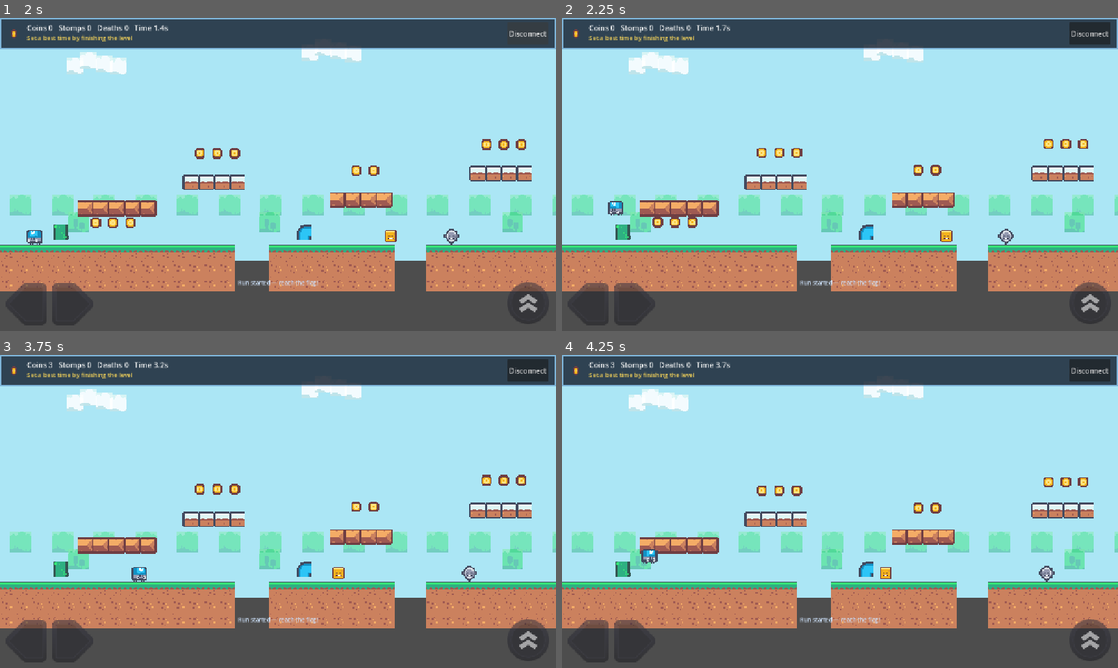
Above: before the commit, frames 1-4 (two rows, left to right).
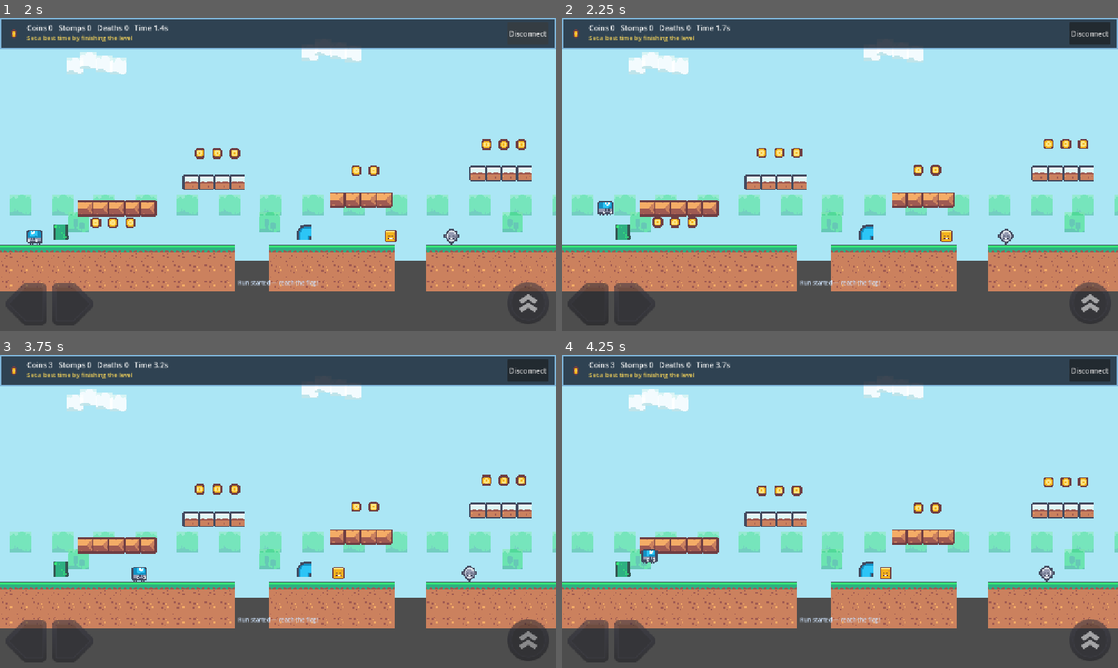
Above: after the commit, the same moments.

Repository: ifeelsam/godot-examples
Game: Godot game, scene res://main.tscn
Same seed, same stepped clock (60 frames per second), same inputs: the game is played once before the commit and once after it.
Inputs (mouse positions are in pixels of both pictures, inside the frame that each line leads up to):
- Up to frame 1 (2 s): click "Play without wallet" at 0.5 s; click "Disconnect" at 1.25 s
- Up to frame 2 (2.25 s): move the mouse to (589, 302) at 2.02 s; hold D (move_right) from 2.03 s (still down); hold Space (jump) from 2.03 s (still down); click (589, 302) at 2.17 s
- Up to frame 3 (3.75 s): move the mouse to (72, 639) at 2.77 s; release Space (jump) at 2.78 s; tap Space (jump) at 2.85, 3.02, 3.32 s; click (72, 639) at 2.92 s; move the mouse to (528, 639) at 3.52 s; release D (move_right) at 3.53 s; hold A (move_left) from 3.53 s (still down); hold Space (jump) from 3.53 s (still down); click (528, 639) at 3.67 s
- Up to frame 4 (4.25 s): keep holding A (move_left); keep holding Space (jump)

Frame 1 is identical in both runs. In frame 2, 0.2% of the frame differs, in the area x 6-11%, y 58-64%; in frame 3, less than 0.1%; in frame 4, nothing differs.

Commit message:
refactor: replace Control with TouchTextureButton for jump and direction pad buttons

Diff:
--- a/seeker-dash/seeker_dash.gd
+++ b/seeker-dash/seeker_dash.gd
@@ -6,7 +6,6 @@
 const WORLD_SCRIPT := preload("res://game/platform_world.gd")
 const WALLET_GATE_SCRIPT := preload("res://ui/wallet_gate.gd")
 const DIRECTION_PAD_SCRIPT := preload("res://ui/direction_pad.gd")
-const TOUCH_BUTTON_SCRIPT := preload("res://ui/touch_texture_button.gd")
 const JUMP_BUTTON_TEXTURE := preload("res://ui/mobile-controls/Vector/Style A/button_circle.svg")
 const JUMP_ICON_TEXTURE := preload("res://ui/mobile-controls/Vector/Icons/icon_jump.svg")
 const PIXEL := preload("res://game/pixel_assets.gd")
@@ -36,7 +35,7 @@
 var world: Node2D
 var touch_controls: Control
 var direction_pad: Control
-var jump_button: Control
+var jump_button: TouchTextureButton
 var toast_label: Label
 
 var playing := false
@@ -113,6 +112,7 @@
 	viewport_container = SubViewportContainer.new()
 	viewport_container.set_anchors_preset(Control.PRESET_FULL_RECT)
 	viewport_container.stretch = true
+	viewport_container.mouse_filter = Control.MOUSE_FILTER_IGNORE
 	viewport_container.texture_filter = CanvasItem.TEXTURE_FILTER_NEAREST
 	game_root.add_child(viewport_container)
 
@@ -151,6 +151,7 @@
 	touch_controls = Control.new()
 	touch_controls.set_anchors_preset(Control.PRESET_FULL_RECT)
 	touch_controls.mouse_filter = Control.MOUSE_FILTER_IGNORE
+	touch_controls.z_index = 10
 	touch_controls.modulate = Color(1, 1, 1, TOUCH_CONTROL_OPACITY)
 	game_root.add_child(touch_controls)
 
@@ -191,6 +192,7 @@
 	toast_label.set_anchors_preset(Control.PRESET_BOTTOM_WIDE)
 	toast_label.offset_top = -120
 	toast_label.offset_bottom = -92
+	toast_label.mouse_filter = Control.MOUSE_FILTER_IGNORE
 	toast_label.horizontal_alignment = HORIZONTAL_ALIGNMENT_CENTER
 	toast_label.add_theme_font_size_override("font_size", 13)
 	toast_label.add_theme_color_override("font_color", Color(0.82, 0.9, 1.0))
@@ -294,9 +296,8 @@
 	return panel
 
 
-func _make_jump_button() -> Control:
-	var button := Control.new()
-	button.set_script(TOUCH_BUTTON_SCRIPT)
+func _make_jump_button() -> TouchTextureButton:
+	var button := TouchTextureButton.new()
 	button.normal_texture = JUMP_BUTTON_TEXTURE
 	button.button_size = 96.0
 
--- a/seeker-dash/ui/direction_pad.gd
+++ b/seeker-dash/ui/direction_pad.gd
@@ -4,7 +4,6 @@
 
 const LEFT_TEXTURE := preload("res://ui/mobile-controls/Vector/Style A/direction_left.svg")
 const RIGHT_TEXTURE := preload("res://ui/mobile-controls/Vector/Style A/direction_right.svg")
-const TOUCH_BUTTON_SCRIPT := preload("res://ui/touch_texture_button.gd")
 
 @export var button_size := 96.0
 
@@ -18,6 +17,7 @@
 	mouse_filter = Control.MOUSE_FILTER_IGNORE
 
 	var row := HBoxContainer.new()
+	row.mouse_filter = Control.MOUSE_FILTER_IGNORE
 	row.add_theme_constant_override("separation", 12)
 	row.set_anchors_preset(Control.PRESET_FULL_RECT)
 	add_child(row)
@@ -54,9 +54,8 @@
 	emit_signal("direction_changed", _direction)
 
 
-func _make_button(texture: Texture2D) -> Control:
-	var button := Control.new()
-	button.set_script(TOUCH_BUTTON_SCRIPT)
+func _make_button(texture: Texture2D) -> TouchTextureButton:
+	var button := TouchTextureButton.new()
 	button.normal_texture = texture
 	button.button_size = button_size
 	return button
--- a/seeker-dash/ui/touch_texture_button.gd
+++ b/seeker-dash/ui/touch_texture_button.gd
@@ -1,3 +1,4 @@
+class_name TouchTextureButton
 extends Control
 
 signal pressed_changed(pressed: bool)
@@ -26,7 +27,10 @@
 	move_child(icon, 0)
 
 
-func _gui_input(event: InputEvent) -> void:
+func _input(event: InputEvent) -> void:
+	if not is_visible_in_tree():
+		return
+
 	if event is InputEventScreenTouch:
 		_handle_touch(event.index, event.position, event.pressed)
 	elif event is InputEventMouseButton and event.button_index == MOUSE_BUTTON_LEFT:
@@ -35,19 +39,15 @@
 
 func _handle_touch(pointer_id: int, global_pos: Vector2, is_pressed: bool) -> void:
 	if is_pressed:
-		if not _contains_global_point(global_pos):
+		if not get_global_rect().has_point(global_pos):
 			return
 		_active_pointers[pointer_id] = true
 		_set_pressed(true)
-		accept_event()
+		get_viewport().set_input_as_handled()
 	elif _active_pointers.has(pointer_id):
 		_active_pointers.erase(pointer_id)
 		_set_pressed(not _active_pointers.is_empty())
-		accept_event()
-
-
-func _contains_global_point(global_pos: Vector2) -> bool:
-	return get_global_rect().has_point(global_pos)
+		get_viewport().set_input_as_handled()
 
 
 func _set_pressed(value: bool) -> void:
